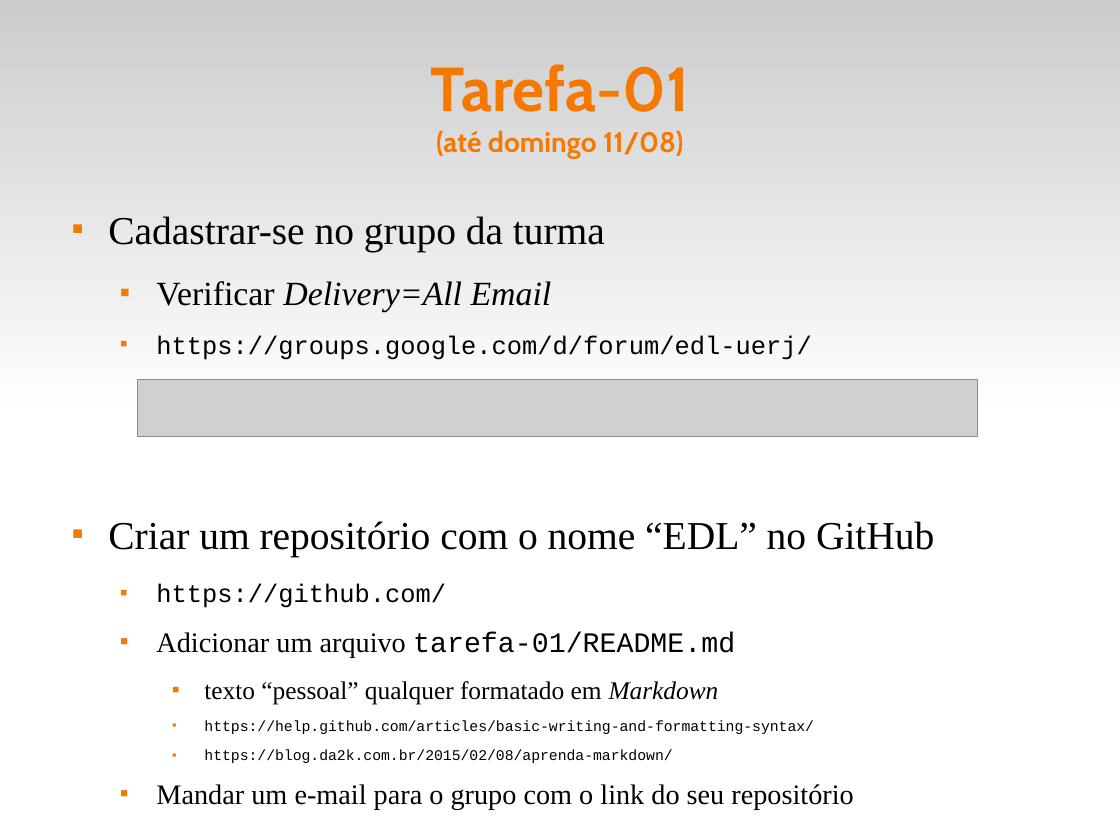
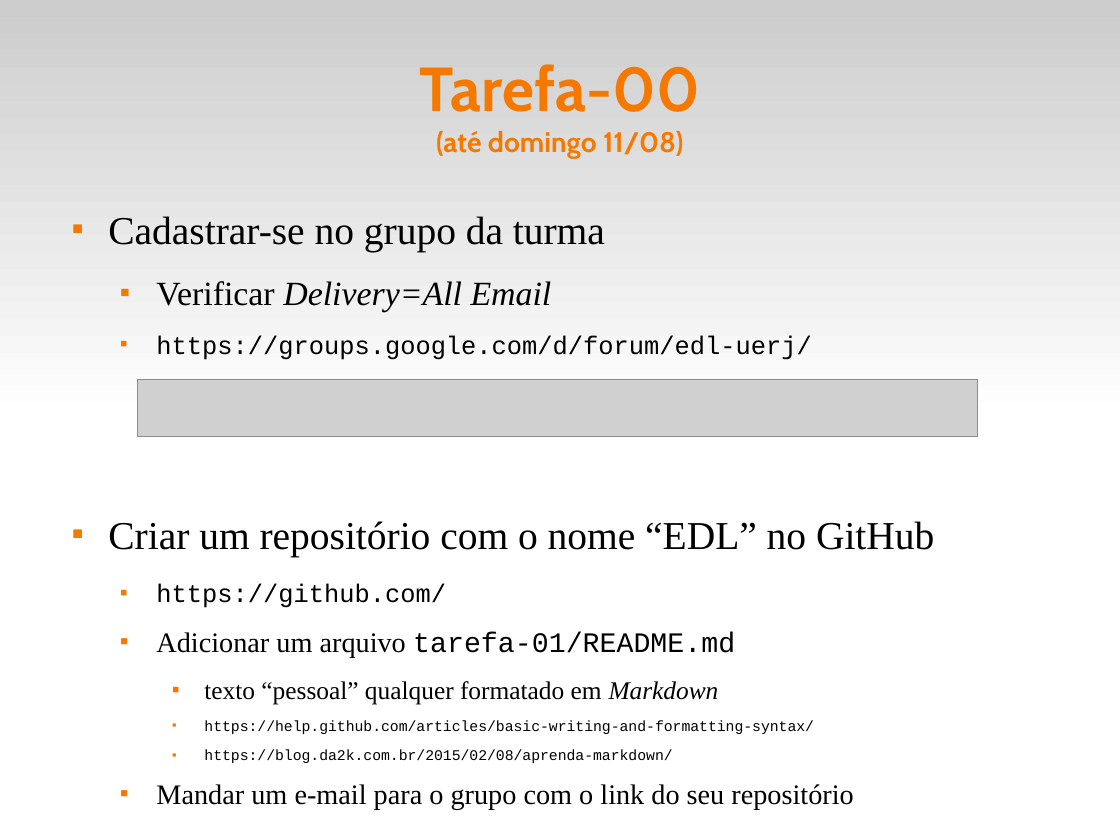
Before and after one commit to fsantanna-uerj/EDL, a slide deck: slide 9 of slides/edl-00.odp. Drawn at 1120x840 pixels with LibreOffice and Linux fonts; fonts in the diff are those of the drawing; grey boxes stand for pictures. Boxes give left, top, right and bottom in pixels: in the first picture for what was removed or moved away, otherwise in the second. Text is boxed around its words. In the diff, an @@ line names an element or a change of style, - is before the commit and + after.

```diff
--- a/slides/edl-00.odp
+++ b/slides/edl-00.odp
@@ title at bbox=[420, 64, 700, 158]: text changed @@
-Tarefa-01
-(até domingo 11/08)
+Tarefa-00
+(até domingo 11/08)
```
Also in this commit, not shown: 3 other slides changed, 1 other file.
